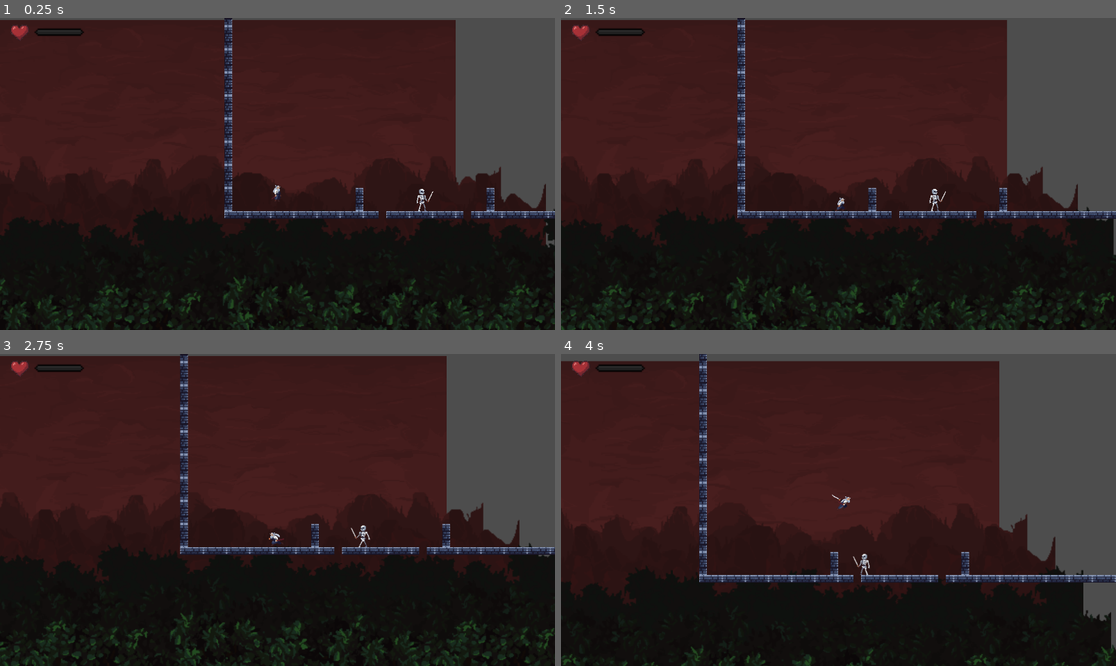
Above: before the commit, frames 1-4 (two rows, left to right).
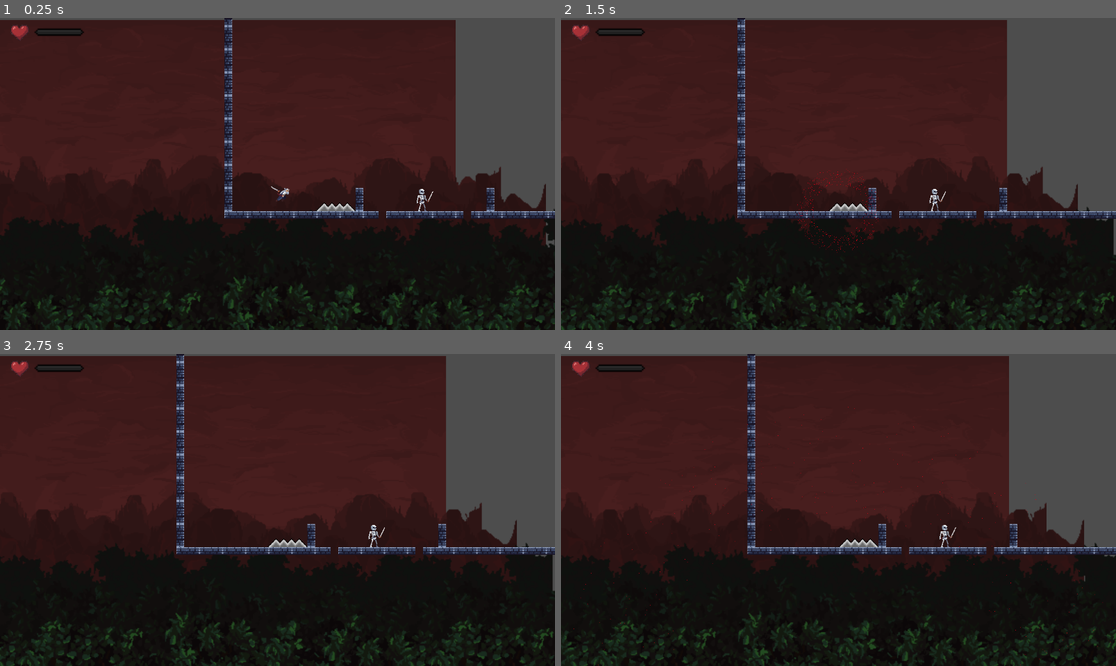
Above: after the commit, the same moments.

Repository: adriijg/proyecto-videojuego
Game: Godot game, scene res://tester/node_2d.tscn
The game is run twice, just before and just after one commit, with the same random seed, the same clock (stepped at 60 frames per second) and the same inputs. This scene is started directly instead of the project's main scene.
Inputs (mouse positions are in pixels of both pictures, inside the frame that each line leads up to):
- Up to frame 1 (0.25 s): no input
- Up to frame 2 (1.5 s): move the mouse to (960, 158) at 0.52 s; hold Right (mover_derecha) from 0.53 s (still down); click (960, 158) at 0.6 s; tap Space (saltar) at 0.77 s; move the mouse to (727, 189) at 1.27 s; click (727, 189) at 1.35 s
- Up to frame 3 (2.75 s): tap Space (saltar) at 1.52 s; move the mouse to (333, 441) at 2.02 s; release Right (mover_derecha) at 2.03 s; hold Left (mover_izquierda) from 2.03 s (still down); click (333, 441) at 2.1 s
- Up to frame 4 (4 s): move the mouse to (810, 572) at 2.77 s; release Left (mover_izquierda) at 2.78 s; hold Right (mover_derecha) from 2.78 s (still down); click (810, 572) at 2.85 s; tap Space (saltar) at 3.02, 3.77 s; move the mouse to (1005, 556) at 3.52 s; click (1005, 556) at 3.6 s

The runs differ from the first frame. In frame 1, 0.2% of the frame differs, in the area x 48-65%, y 53-62%; in frame 2, 0.3%; in frame 3, 5.1%; in frame 4, 17%, in the area x 0-100%, y 0-100%.

Commit message:
samurai_death

Diff:
--- /dev/null
+++ b/enemies/spikes/4_spikes.gd
@@ -0,0 +1,26 @@
+extends Area2D
+
+@onready var timer = $Timer
+var cuerpo_en_pinchos = null
+var danio = 10
+
+func _ready():
+	# Conectamos las señales necesarias
+	body_entered.connect(_on_body_entered)
+	body_exited.connect(_on_body_exited)
+	timer.timeout.connect(_aplicar_danio_continuo)
+
+func _on_body_entered(body):
+	if body.is_in_group("samurai"):
+		cuerpo_en_pinchos = body
+		_aplicar_danio_continuo() # Primer golpe al entrar
+
+func _on_body_exited(body):
+	if body == cuerpo_en_pinchos:
+		cuerpo_en_pinchos = null
+		timer.stop() # Deja de contar si sale de los pinchos
+
+func _aplicar_danio_continuo():
+	if cuerpo_en_pinchos and cuerpo_en_pinchos.has_method("recibir_danio"):
+		cuerpo_en_pinchos.recibir_danio(danio)
+		timer.start() # Reinicia el cooldown de 2 segundos
--- /dev/null
+++ b/enemies/spikes/4_spikes.tscn
@@ -0,0 +1,39 @@
+[gd_scene format=3 uid="uid://boaah2svt6wip"]
+
+[ext_resource type="Texture2D" uid="uid://bevftobusjwnh" path="res://enemies/spikes/img/4 Conjoined Spikes.png" id="1_u5qqe"]
+[ext_resource type="Script" uid="uid://dbrt454omxnjg" path="res://enemies/spikes/4_spikes.gd" id="1_xopxe"]
+
+[sub_resource type="RectangleShape2D" id="RectangleShape2D_xopxe"]
+size = Vector2(164, 36)
+
+[sub_resource type="GDScript" id="GDScript_15o4m"]
+script/source = "extends CollisionShape2D
+
+
+# Called when the node enters the scene tree for the first time.
+func _ready() -> void:
+	pass # Replace with function body.
+
+
+# Called every frame. 'delta' is the elapsed time since the previous frame.
+func _process(delta: float) -> void:
+	pass
+"
+
+[node name="4spikes" type="Area2D" unique_id=151842057]
+scale = Vector2(0.5, 0.5)
+collision_layer = 4
+script = ExtResource("1_xopxe")
+
+[node name="spikes_sprite" type="Sprite2D" parent="." unique_id=807484558]
+texture = ExtResource("1_u5qqe")
+
+[node name="col_spikes" type="CollisionShape2D" parent="." unique_id=12126100]
+shape = SubResource("RectangleShape2D_xopxe")
+script = SubResource("GDScript_15o4m")
+
+[node name="Timer" type="Timer" parent="." unique_id=2067938754]
+one_shot = true
+
+[connection signal="body_entered" from="." to="." method="_on_body_entered"]
+[connection signal="timeout" from="Timer" to="." method="_on_timer_timeout"]
--- a/samurai/samurai.gd
+++ b/samurai/samurai.gd
@@ -3,6 +3,7 @@
 @export var speed = 250
 @export var gravity_scale = 2.0
 @export var jump_force = -600
+@export var vida_max = 3
 
 @onready var visual = $Visual
 @onready var ani_samurai = $Visual/ani_samurai
@@ -10,12 +11,15 @@
 @onready var col_run = $Visual/col_samurai_run
 @onready var col_attack = $Visual/AreaAtaque/col_samurai_attack
 @onready var area_ataque = $Visual/AreaAtaque
+@onready var particles = $Visual/muerte_particulas
+@onready var health_bar = $hud/life_bar # Asegúrate de que la ruta sea correcta
 
 var atacando = false
 var cam_samurai
+var vida_actual = 3
+var esta_muerto = false
 
 func _ready():
-	# Conectamos la señal de forma segura
 	if not ani_samurai.animation_finished.is_connected(_on_animation_finished):
 		ani_samurai.animation_finished.connect(_on_animation_finished)
 	add_to_group("samurai")
@@ -73,6 +77,32 @@
 
 	# 4. OPCIONAL: Puedes desactivarla aquí o dejar que update_col lo haga al terminar
 
+func recibir_danio(cantidad):
+	vida_actual -= cantidad
+
+	# Actualizamos visualmente la barra de vida
+	if health_bar.has_method("set_value"):
+		health_bar.value = vida_actual
+
+	# Si la vida llega a cero, activamos las partículas
+	if vida_actual <= 0:
+		morir()
+	else:
+		# Opcional: Pequeño parpadeo rojo para avisar del golpe
+		ani_samurai.modulate = Color.RED
+		await get_tree().create_timer(0.1).timeout
+		ani_samurai.modulate = Color.WHITE
+
+func morir():
+	if particles: # Primero comprobamos si el nodo existe
+		particles.emitting = true
+
+	ani_samurai.visible = false
+	set_physics_process(false)
+
+	await get_tree().create_timer(1.5).timeout
+	get_tree().reload_current_scene()
+
 func _on_animation_finished():
 	if ani_samurai.animation == "attack":
 		atacando = false
--- a/samurai/samurai.tscn
+++ b/samurai/samurai.tscn
@@ -293,7 +293,7 @@
 }]
 
 [sub_resource type="RectangleShape2D" id="RectangleShape2D_xgx4o"]
-size = Vector2(46, 32)
+size = Vector2(59, 32)
 
 [sub_resource type="RectangleShape2D" id="RectangleShape2D_o3lbu"]
 size = Vector2(20, 29)
@@ -301,6 +301,10 @@
 [node name="samurai" type="CharacterBody2D" unique_id=730656529]
 collision_layer = 3
 script = ExtResource("1_o3lbu")
+speed = null
+gravity_scale = null
+jump_force = null
+vida_max = null
 
 [node name="col_samurai_normal" type="CollisionShape2D" parent="." unique_id=2005938801]
 position = Vector2(0, -16)
@@ -311,13 +315,15 @@
 [node name="ani_samurai" type="AnimatedSprite2D" parent="Visual" unique_id=2107522512]
 position = Vector2(-1, -33)
 sprite_frames = SubResource("SpriteFrames_najcb")
-animation = &"idle"
+animation = &"attack"
+frame = 6
+frame_progress = 1.0
 
 [node name="AreaAtaque" type="Area2D" parent="Visual" unique_id=1822083082]
 collision_mask = 2
 
 [node name="col_samurai_attack" type="CollisionShape2D" parent="Visual/AreaAtaque" unique_id=587165765]
-position = Vector2(19, -16)
+position = Vector2(25.5, -16)
 shape = SubResource("RectangleShape2D_xgx4o")
 disabled = true
 
@@ -325,6 +331,17 @@
 position = Vector2(4, -14.5)
 shape = SubResource("RectangleShape2D_o3lbu")
 disabled = true
+
+[node name="muerte_particulas" type="CPUParticles2D" parent="Visual" unique_id=738198603]
+modulate = Color(0.9098039, 0, 0.08627451, 1)
+scale = Vector2(3, 3)
+emitting = false
+amount = 500
+one_shot = true
+explosiveness = 1.0
+spread = 180.0
+initial_velocity_min = 150.0
+initial_velocity_max = 250.0
 
 [node name="cam_samurai" type="Camera2D" parent="." unique_id=1359645750]
 limit_bottom = 630
@@ -338,3 +355,5 @@
 offset_right = 132.0
 offset_bottom = 29.0
 scale = Vector2(2, 2)
+
+[connection signal="animation_finished" from="Visual/ani_samurai" to="." method="_on_ani_samurai_animation_finished"]
--- a/tester/node_2d.tscn
+++ b/tester/node_2d.tscn
@@ -4,6 +4,7 @@
 [ext_resource type="PackedScene" uid="uid://ddx4odip8isf8" path="res://samurai/samurai.tscn" id="2_u6yq3"]
 [ext_resource type="PackedScene" uid="uid://b8wgwvf85m3e6" path="res://enemies/skeleton/skeleton.tscn" id="3_jeaan"]
 [ext_resource type="PackedScene" uid="uid://c5tkpopusbv67" path="res://back/back_maligno/fondo_maligno.tscn" id="4_mk2d0"]
+[ext_resource type="PackedScene" uid="uid://boaah2svt6wip" path="res://enemies/spikes/4_spikes.tscn" id="5_tiaa6"]
 
 [sub_resource type="TileSetAtlasSource" id="TileSetAtlasSource_mk2d0"]
 texture = ExtResource("1_u6yq3")
@@ -172,6 +173,10 @@
 
 [node name="samurai" parent="." unique_id=730656529 instance=ExtResource("2_u6yq3")]
 position = Vector2(110, -101)
+speed = 250
+gravity_scale = 2.0
+jump_force = -600
+vida_max = 3
 
 [node name="skeleton" parent="." unique_id=1015477422 instance=ExtResource("3_jeaan")]
 position = Vector2(413, -49)
@@ -179,3 +184,6 @@
 [node name="fondo_maligno" parent="." unique_id=1422233237 instance=ExtResource("4_mk2d0")]
 scale = Vector2(2, 2)
 transform = Transform2D(2, 0, 0, 2, 0, 0)
+
+[node name="4spikes" parent="." unique_id=151842057 instance=ExtResource("5_tiaa6")]
+position = Vector2(231, -25)
Not shown, added: enemies/spikes/4_spikes.gd.uid
Binary file added: enemies/spikes/img/4 Conjoined Spikes.png
Not shown, added: enemies/spikes/img/4 Conjoined Spikes.png.import
Binary file added: enemies/spikes/img/Columned Spikes.png
Not shown, added: enemies/spikes/img/Columned Spikes.png.import
Binary file added: enemies/spikes/img/Individual Spike.png
Not shown, added: enemies/spikes/img/Individual Spike.png.import
